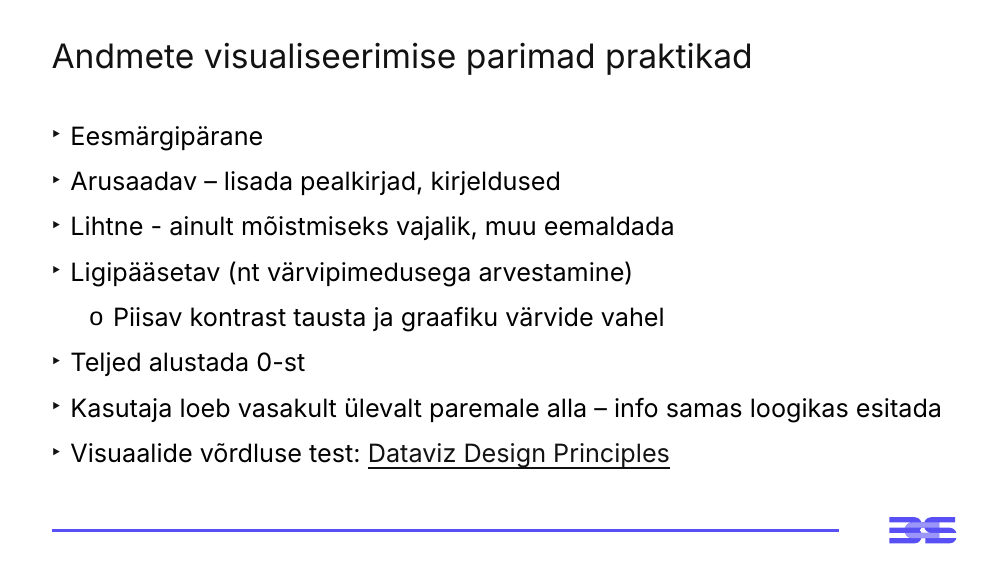
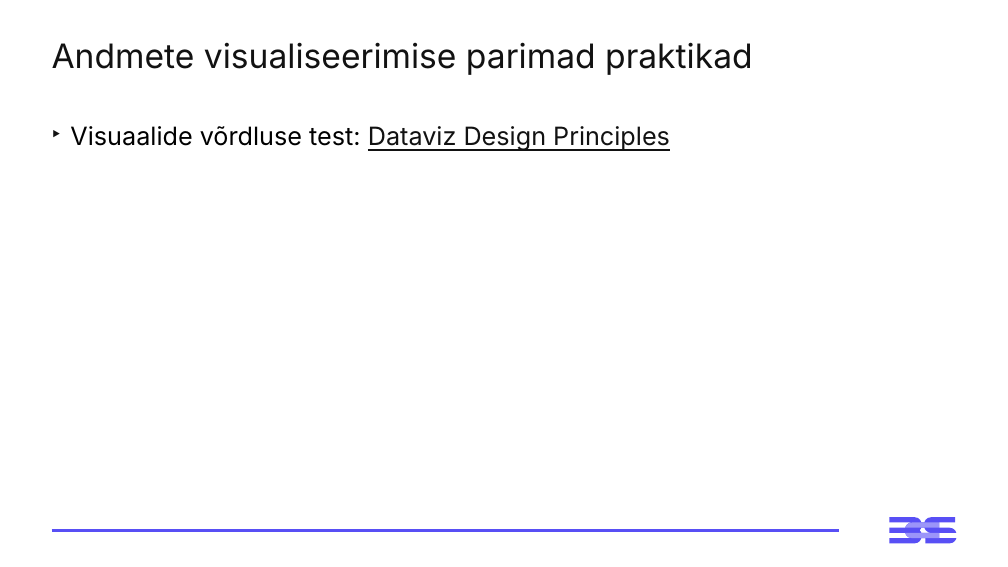
Before and after one commit to emilieabel/andmetarkus, a slide deck: slide 42 of Materjalid/Day3 M Visuaalid Andmelugu/3-paev-andmetarkus-esitlus.pptx (slide 13 before the commit). Drawn at 1008x567 pixels with LibreOffice and Linux fonts; fonts in the diff are those of the drawing. Boxes give left, top, right and bottom in pixels: in the first picture for what was removed or moved away, otherwise in the second. Text is boxed around its words. In the diff, an @@ line names an element or a change of style, - is before the commit and + after.

```diff
--- a/Materjalid/Day3 M Visuaalid Andmelugu/3-paev-andmetarkus-esitlus.pptx
+++ b/Materjalid/Day3 M Visuaalid Andmelugu/3-paev-andmetarkus-esitlus.pptx
@@ text at box(70, 126, 942, 422): paragraphs removed @@
-‣ Eesmärgipärane
-‣ Arusaadav – lisada pealkirjad, kirjeldused
-‣ Lihtne - ainult mõistmiseks vajalik, muu eemaldada
-‣ Ligipääsetav (nt värvipimedusega arvestamine)
-  o Piisav kontrast tausta ja graafiku värvide vahel
-‣ Teljed alustada 0-st
-‣ Kasutaja loeb vasakult ülevalt paremale alla – info samas loogikas esitada
```
Also in this commit, not shown: 10 other slides changed, 4 slides added, 2 slides removed.
